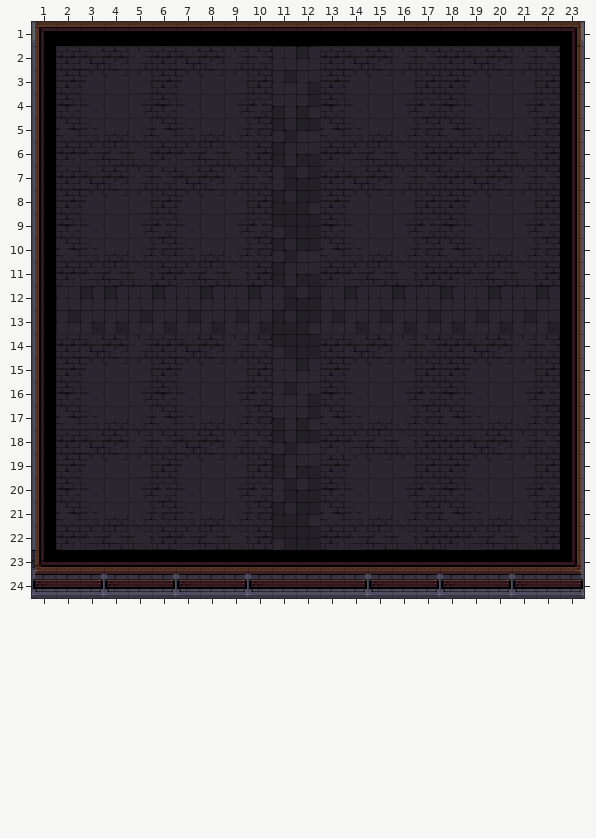
Two versions of a level (Tiled map, assets/tilemaps/lobby_room.tmx). This is how it looked before the edit.
Cells are 16x16 px. Shown: x 1..23, y 1..24.
New version:
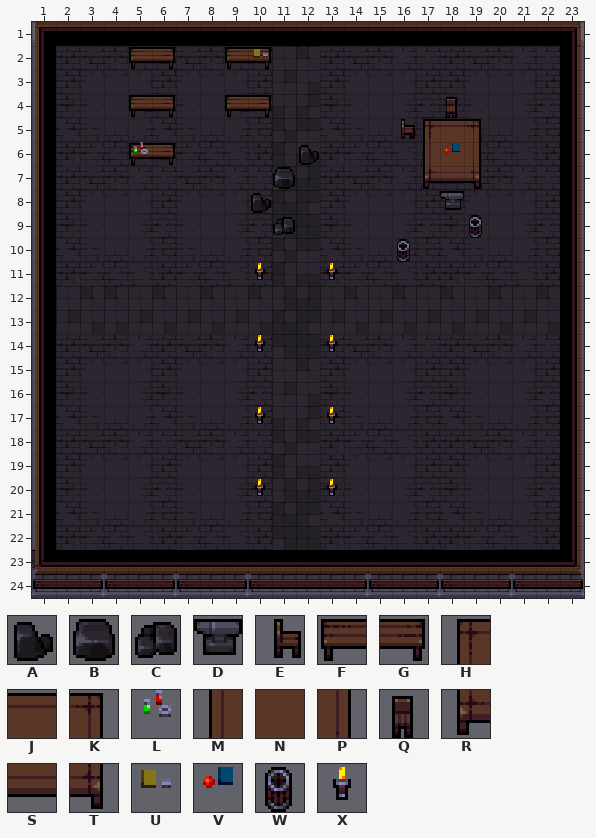
Key: from "tilemap": A 196, B 199, C 200, D 380, E 408, F 411, G 412, H 414, J 415, K 416, L 417, M 444, N 445, P 446, Q 468, R 474, S 475, T 476, U 477, V 507, W 593, X 594.
_ is an empty cell.
Tiles of an added or newly shown layer are drawn over the layers below it.
What changed:
Layer "Objects" (added):
There is now tile A in row 6 at x 12; in row 8 at x 10.
There is now tile B in row 7 at x 11.
There is now tile C in row 9 at x 11.
There is now tile D in row 8 at x 18.
There is now tile E in row 5 at x 16.
There is now tile F in row 2 at x 5 and 9; in row 4 at x 5 and 9; in row 6 at x 5.
There is now tile G in row 2 at x 6 and 10; in row 4 at x 6 and 10; in row 6 at x 6.
There is now tile H in row 5 at x 17.
There is now tile J in row 5 at x 18.
There is now tile K in row 5 at x 19.
There is now tile M in row 6 at x 17.
There is now tile N in row 6 at x 18.
There is now tile P in row 6 at x 19.
There is now tile Q in row 4 at x 18.
There is now tile R in row 7 at x 17.
There is now tile S in row 7 at x 18.
There is now tile T in row 7 at x 19.
There is now tile W in row 9 at x 19; in row 10 at x 16.
There is now tile X in row 11 at x 10 and 13; in row 14 at x 10 and 13; in row 17 at x 10 and 13; in row 20 at x 10 and 13.
Layer "Smalls" (added):
There is now tile L in row 6 at x 5.
There is now tile U in row 2 at x 10.
There is now tile V in row 6 at x 18.
